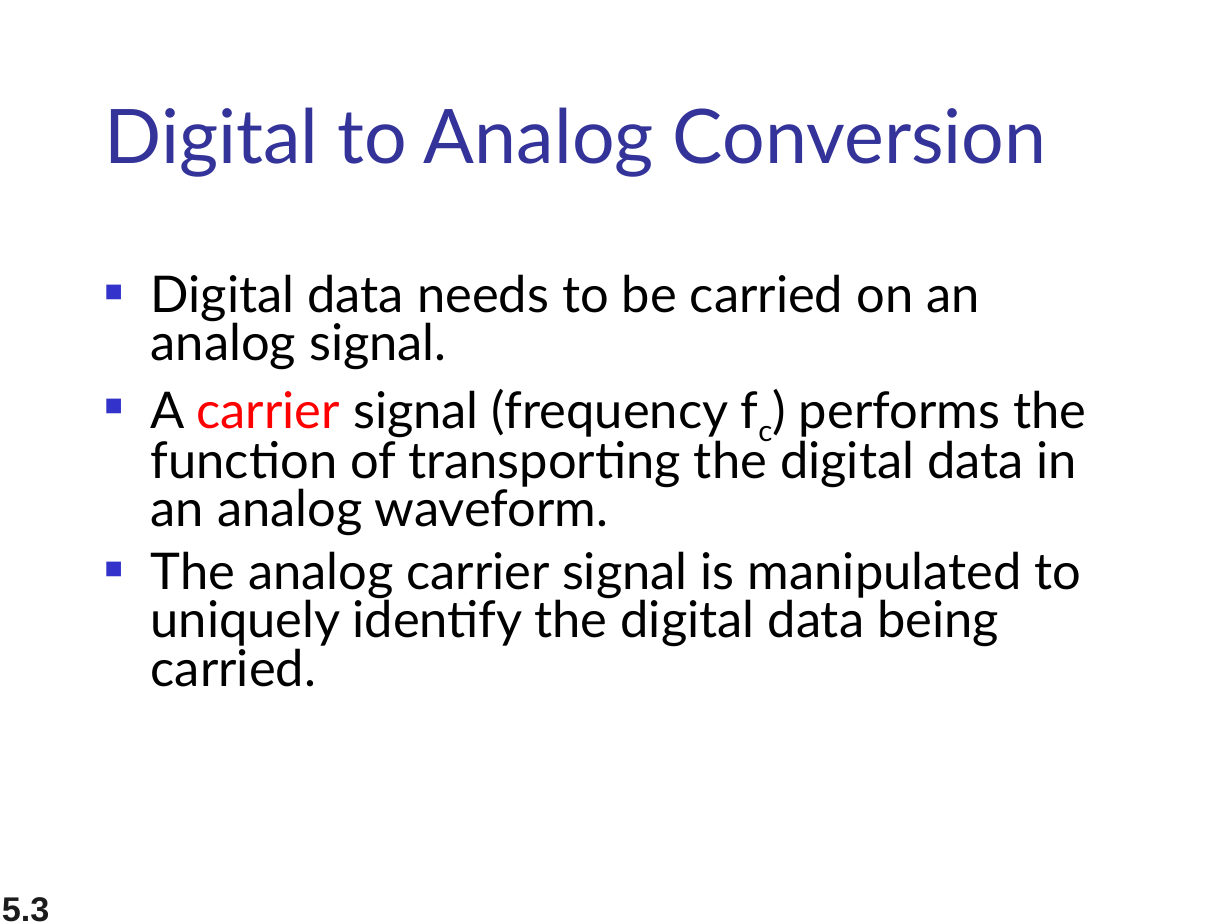
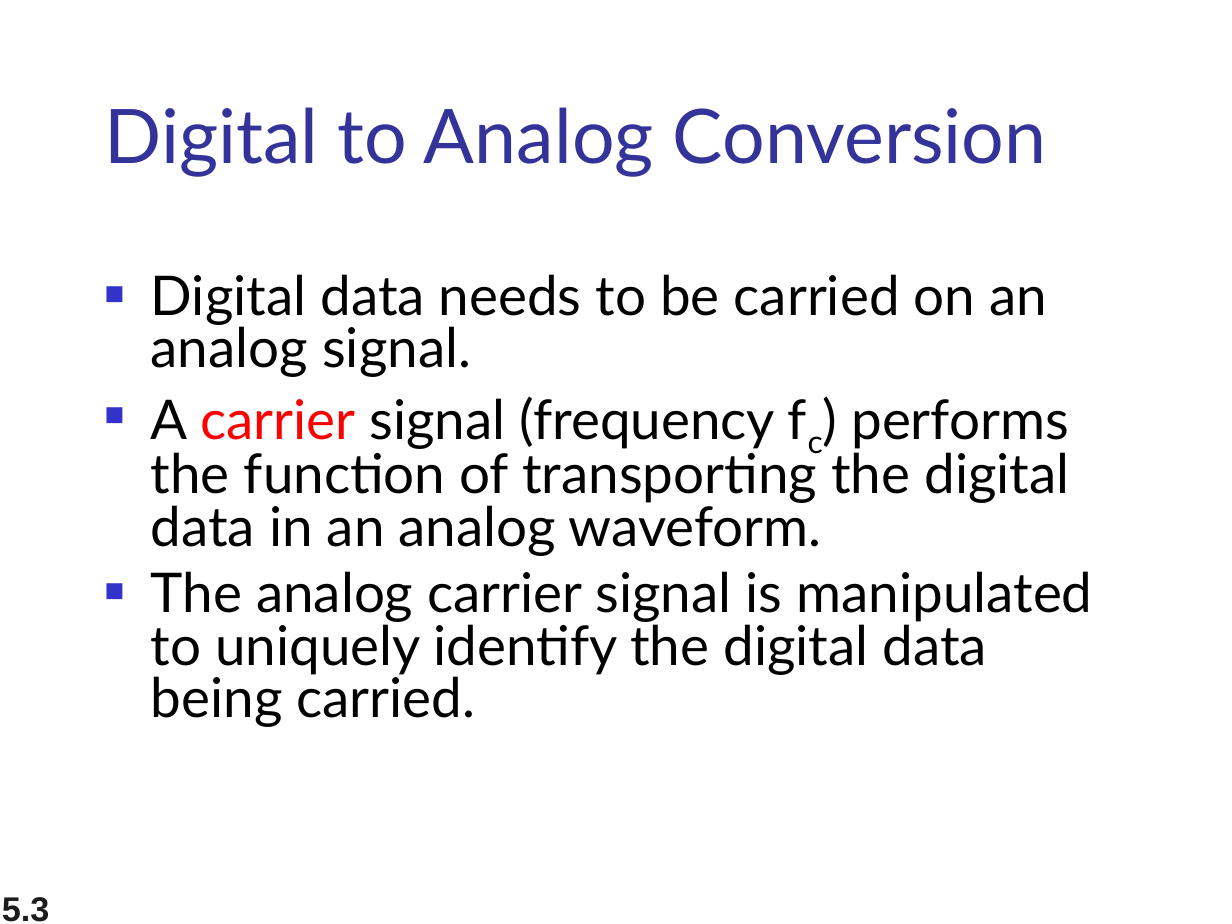
Before and after one commit to alzobaer/ICE-3262, a slide deck: slide 3 of Communication Engineering/Slides/Lecture-9 (Analog Transmission-Digital Data).ppt. Drawn at 1232x924 pixels with LibreOffice and Linux fonts; fonts in the diff are those of the drawing. Boxes give left, top, right and bottom in pixels: in the first picture for what was removed or moved away, otherwise in the second. Text is boxed around its words. In the diff, an @@ line names an element or a change of style, - is before the commit and + after.

```diff
--- a/Communication Engineering/Slides/Lecture-9 (Analog Transmission-Digital Data).ppt
+++ b/Communication Engineering/Slides/Lecture-9 (Analog Transmission-Digital Data).ppt
@@ text "Digital data needs to be ..." at (151,274,1092,727): size 29.6 to 32 pt @@
```
Also in this commit, not shown: 6 other slides changed, 41 other files.
